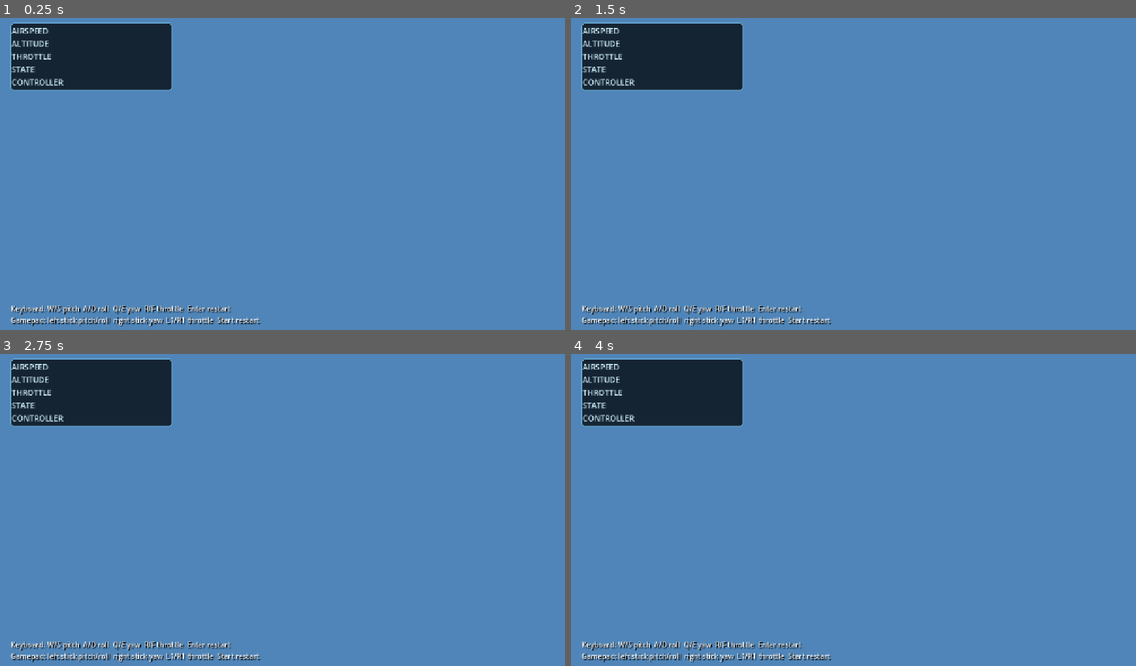
Above: before the commit, frames 1-4 (two rows, left to right).
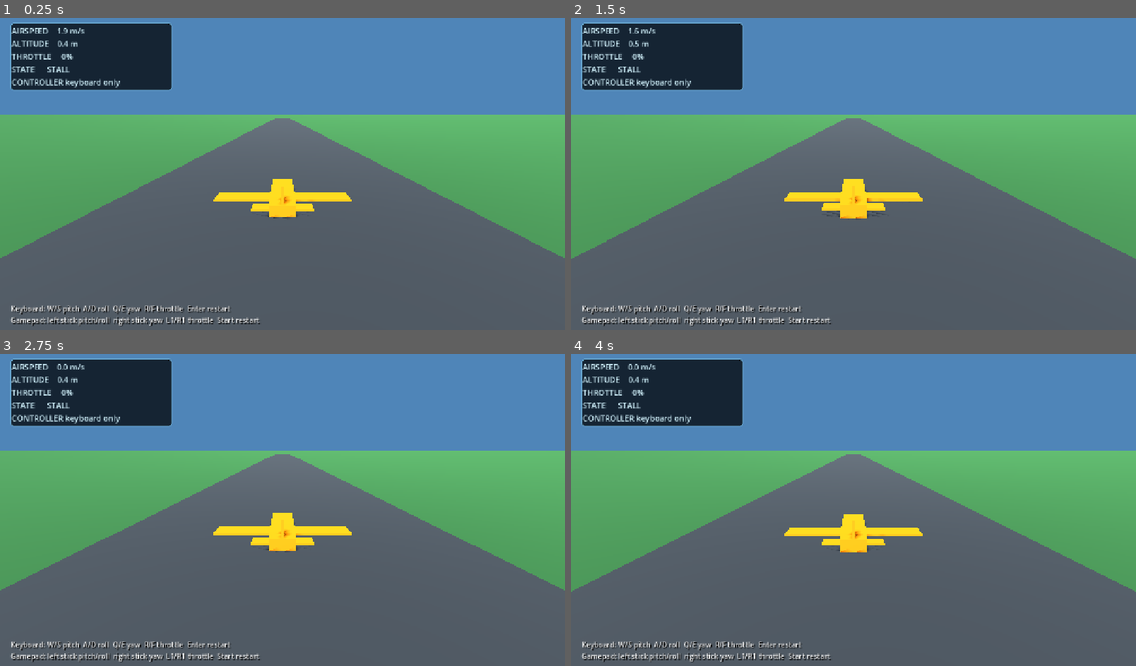
Above: after the commit, the same moments.

Repository: imanoliri/open-odyssey
Game: Godot game, scene res://scenes/main.tscn
The game is run twice, just before and just after one commit, with the same random seed, the same clock (stepped at 60 frames per second) and the same inputs.
Inputs (mouse positions are in pixels of both pictures, inside the frame that each line leads up to):
- Up to frame 1 (0.25 s): no input
- Up to frame 2 (1.5 s): tap Enter (restart) at 0.5, 1.25 s; move the mouse to (977, 155) at 0.52 s; hold D (roll_right) 0.53-1.25 s; click (977, 155) at 0.67 s; drag from (740, 186) to (825, 233) at 1.27 s
- Up to frame 3 (2.75 s): tap Enter (restart) at 2 s; move the mouse to (339, 438) at 2.02 s; hold D (roll_right) from 2.03 s (still down)
- Up to frame 4 (4 s): release D (roll_right) at 2.75 s; tap Enter (restart) at 2.75, 3.5 s; drag from (825, 569) to (684, 460) at 2.77 s; move the mouse to (1023, 553) at 3.52 s; hold A (roll_left) from 3.53 s (still down)

The runs differ from the first frame. In frame 1, 69% of the frame differs, in the area x 0-100%, y 3-100%; in frame 2, 69%; in frame 3, 69%; in frame 4, 69%.

Commit message:
Fix camera position follow with constant angle

Diff:
--- a/game/scripts/camera_rig.gd
+++ b/game/scripts/camera_rig.gd
@@ -1,61 +1,30 @@
 extends Node3D
 
 @export var target_path: NodePath
-@export var follow_distance := 14.0
-@export var follow_height := 5.0
+@export var fixed_world_offset := Vector3(0.0, 5.0, 14.0)
+@export var fixed_rotation_degrees := Vector3(-14.0, 0.0, 0.0)
 @export var position_smoothing := 4.0
-@export var heading_smoothing := 6.0
-@export_range(-45.0, 0.0, 0.5) var fixed_pitch_degrees := -14.0
 
 var target: Node3D
-var smoothed_heading := Vector3.FORWARD
 
 
 func _ready() -> void:
 	target = get_node_or_null(target_path) as Node3D
+	if target == null:
+		target = get_parent().get_node_or_null("PlayerAircraft") as Node3D
 	if target != null:
-		smoothed_heading = _horizontal_heading()
 		global_position = _desired_position()
-		_apply_fixed_camera_angle()
+	global_rotation_degrees = fixed_rotation_degrees
 
 
-func _process(delta: float) -> void:
+func _physics_process(delta: float) -> void:
 	if target == null:
 		return
 
-	var heading_blend := 1.0 - exp(-heading_smoothing * delta)
-	smoothed_heading = smoothed_heading.slerp(
-		_horizontal_heading(),
-		heading_blend
-	)
-	smoothed_heading.y = 0.0
-	smoothed_heading = smoothed_heading.normalized()
-
 	var position_blend := 1.0 - exp(-position_smoothing * delta)
 	global_position = global_position.lerp(_desired_position(), position_blend)
-	_apply_fixed_camera_angle()
+	global_rotation_degrees = fixed_rotation_degrees
 
 
 func _desired_position() -> Vector3:
-	return (
-		target.global_position
-		- smoothed_heading * follow_distance
-		+ Vector3.UP * follow_height
-	)
-
-
-func _horizontal_heading() -> Vector3:
-	var heading := -target.global_transform.basis.z
-	heading.y = 0.0
-	if heading.length_squared() < 0.0001:
-		return smoothed_heading
-	return heading.normalized()
-
-
-func _apply_fixed_camera_angle() -> void:
-	var heading_yaw := atan2(-smoothed_heading.x, -smoothed_heading.z)
-	global_rotation = Vector3(
-		deg_to_rad(fixed_pitch_degrees),
-		heading_yaw,
-		0.0
-	)
+	return target.global_position + fixed_world_offset
--- a/game/scripts/hud.gd
+++ b/game/scripts/hud.gd
@@ -8,6 +8,10 @@
 
 func _ready() -> void:
 	aircraft = get_node_or_null(aircraft_path) as PrototypeAircraft
+	if aircraft == null:
+		aircraft = get_parent().get_node_or_null(
+			"PlayerAircraft"
+		) as PrototypeAircraft
 
 
 func _process(_delta: float) -> void:
--- a/game/tests/smoke_test.gd
+++ b/game/tests/smoke_test.gd
@@ -22,18 +22,41 @@
 		quit(1)
 		return
 
+	var camera_rig := scene.get_node_or_null("CameraRig") as Node3D
+	if camera_rig == null:
+		push_error("Smoke test could not find CameraRig.")
+		quit(1)
+		return
+
 	var starting_position := aircraft.global_position
+	var camera_starting_position := camera_rig.global_position
+	var camera_starting_rotation := camera_rig.global_rotation
+	print(
+		"SMOKE camera setup: physics_processing=%s start=%s"
+		% [
+			camera_rig.is_physics_processing(),
+			camera_starting_position
+		]
+	)
 	Input.action_press("throttle_up")
 	for frame in 180:
 		await physics_frame
 	Input.action_release("throttle_up")
+	await process_frame
 
 	var distance_travelled := aircraft.global_position.distance_to(starting_position)
+	var camera_distance_travelled := camera_rig.global_position.distance_to(
+		camera_starting_position
+	)
+	var camera_rotation_change := camera_rig.global_rotation.distance_to(
+		camera_starting_rotation
+	)
 	print(
-		"SMOKE telemetry: speed=%.2f m/s distance=%.2f m altitude=%.2f m throttle=%.2f"
+		"SMOKE telemetry: speed=%.2f m/s plane_distance=%.2f m camera_distance=%.2f m altitude=%.2f m throttle=%.2f"
 		% [
 			aircraft.indicated_airspeed,
 			distance_travelled,
+			camera_distance_travelled,
 			aircraft.global_position.y,
 			aircraft.throttle
 		]
@@ -49,5 +72,17 @@
 		quit(1)
 		return
 
-	print("SMOKE PASS: scene loaded and aircraft propulsion advanced the simulation.")
+	if camera_distance_travelled < 1.0:
+		push_error("Camera did not follow the aircraft's position.")
+		quit(1)
+		return
+
+	if camera_rotation_change > 0.0001:
+		push_error("Camera angle changed while following the aircraft.")
+		quit(1)
+		return
+
+	print(
+		"SMOKE PASS: propulsion advanced and camera followed with fixed rotation."
+	)
 	quit(0)
Not shown, changed: README.md
Not shown, changed: docs/PROTOTYPE_ACCEPTANCE.md
